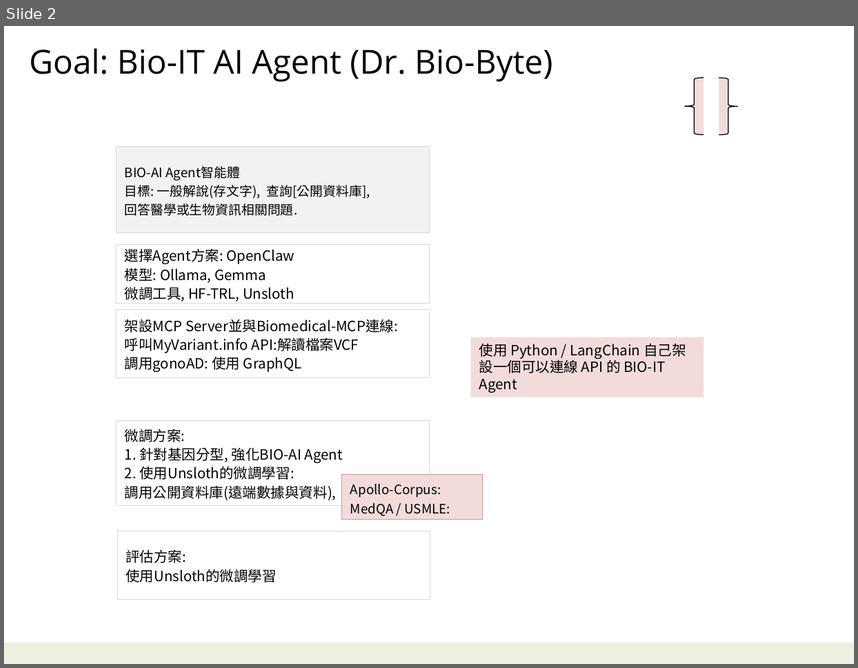
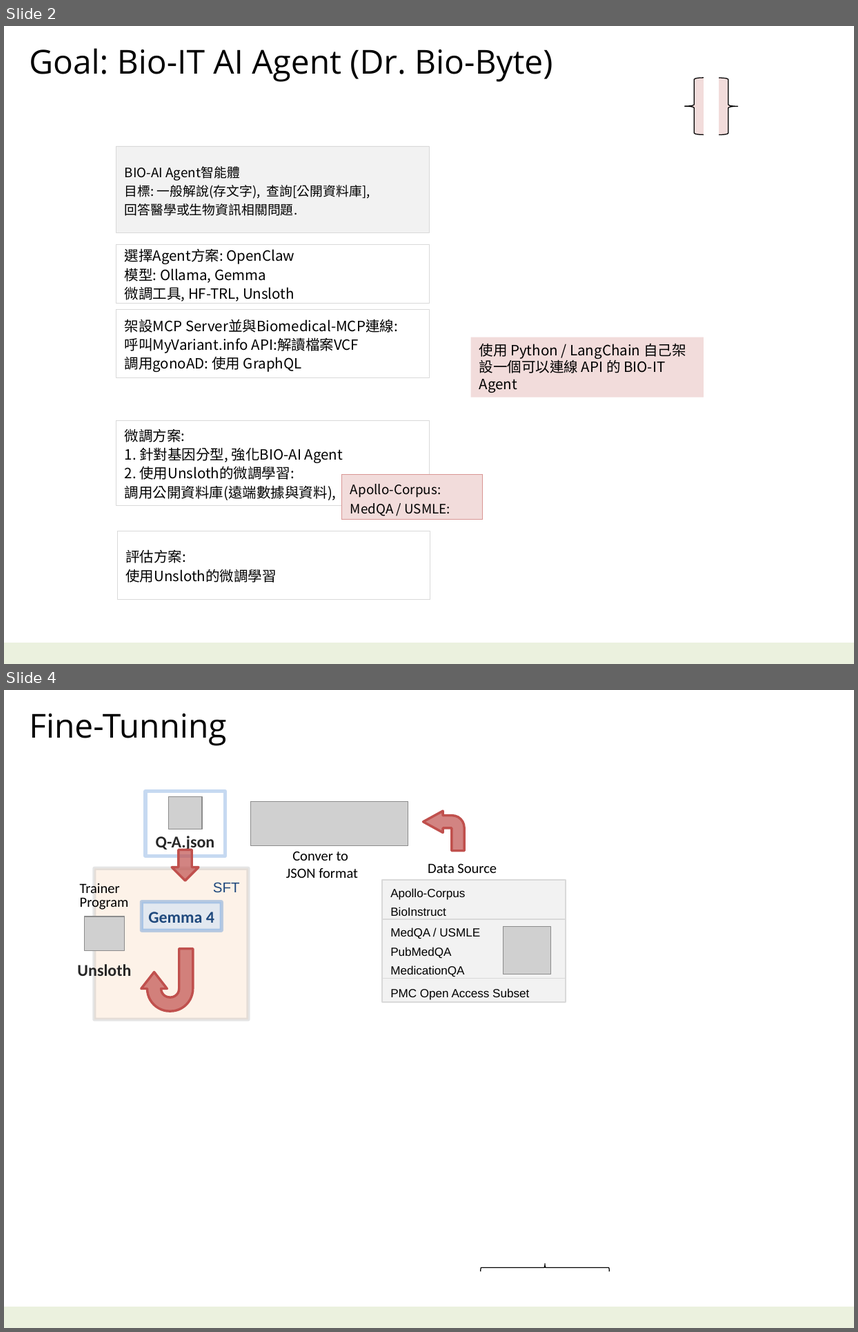
Before and after one commit to navibator/crazy-ai, a slide deck: bio-it-agent.pptx. Shown one above the other, each under a label of ours: slide 2 before the commit, slides 2 and 4 after it; the slides between them are not shown. The pictures are 858x668 and 858x1332 pixels, drawn with LibreOffice and Linux fonts; fonts in the diff are those of the drawing; grey boxes stand for pictures. Boxes give left, top, right and bottom in pixels: in the first picture for what was removed or moved away, otherwise in the second. Text is boxed around its words. In the diff, an @@ line names an element or a change of style, - is before the commit and + after.

```diff
--- a/bio-it-agent.pptx
+++ b/bio-it-agent.pptx
@@ slide 4 added at box(4, 690, 854, 1328), background #FFFFFF; not listed: 1 template element that a slide beside it also shows @@
@@ text added at box(29, 713, 226, 746), 28 pt, text #000000 @@
+Fine-Tunning
@@ rectangle added at box(145, 791, 225, 856), outline #C6D9F1 3 pt @@
@@ picture added at box(168, 797, 202, 829) @@
@@ picture added at box(250, 801, 408, 845) @@
@@ bent arrow added at box(423, 811, 464, 851), fill #C0504D at 70% opacity, outline #C0504D 2 pt @@
@@ text added at box(156, 836, 215, 851), 14 pt, text #262626, bold @@
+Q-A.json
@@ down arrow added at box(172, 850, 198, 880), fill #C0504D at 70% opacity, outline #C0504D 2 pt @@
@@ text added at box(286, 851, 358, 878), 12 pt, text #000000 @@
+Conver to
+JSON format
@@ rectangle added at box(94, 869, 248, 1020), fill #FDEADA at 60% opacity, outline #BFBFBF 3 pt, 12 pt, text #1F497D @@
+SFT
@@ text added at box(428, 863, 497, 873), 12 pt, text #000000 @@
+Data Source
@@ text added at box(80, 883, 129, 909), 12 pt, text #000000 @@
+Trainer
+Program
@@ rectangle added at box(382, 880, 566, 920), fill #F2F2F2, outline #D9D9D9 1 pt, 10 pt, text #000000 @@
+Apollo-Corpus
+BioInstruct
@@ picture added at box(85, 916, 125, 950) @@
@@ rectangle added at box(142, 902, 221, 931), fill #DCE6F2 at 80% opacity, outline #558ED5 3 pt, 14 pt, text #1F497D, bold @@
+Gemma 4
@@ rectangle added at box(382, 920, 566, 978), fill #F2F2F2, outline #D9D9D9 1 pt, 10 pt, text #000000 @@
+MedQA / USMLE
+PubMedQA
+MedicationQA
@@ picture added at box(503, 926, 550, 974) @@
@@ uturn arrow added at box(141, 949, 193, 1010), fill #C0504D at 70% opacity, outline #C0504D 2 pt @@
@@ text added at box(77, 964, 131, 976), 14 pt, text #262626, bold @@
+Unsloth
@@ rectangle added at box(382, 978, 566, 1002), fill #F2F2F2, outline #D9D9D9 1 pt, 10 pt, text #000000 @@
+PMC Open Access Subset
@@ right brace added at box(481, 1263, 610, 1271), outline #000000 0.75 pt @@
```
Also in this commit, not shown: 4 slides changed, 2 slides removed, 1 other file.
